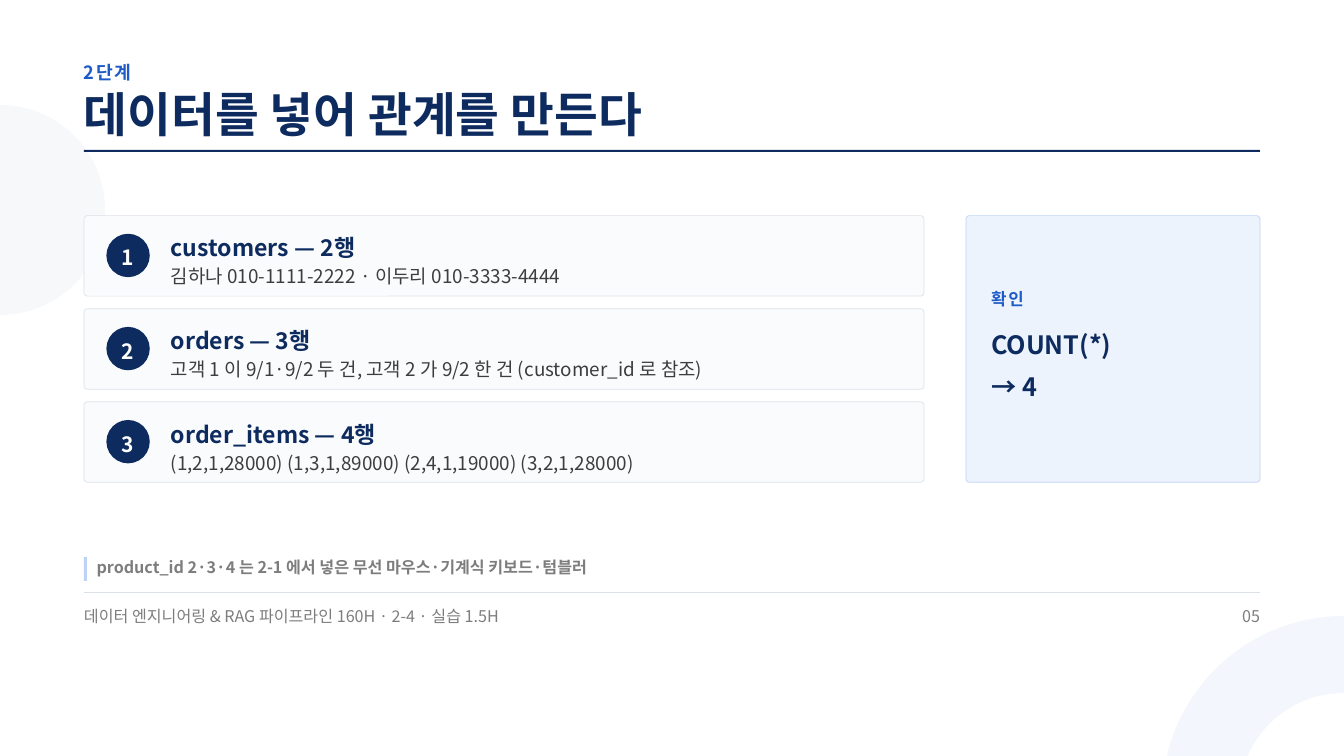
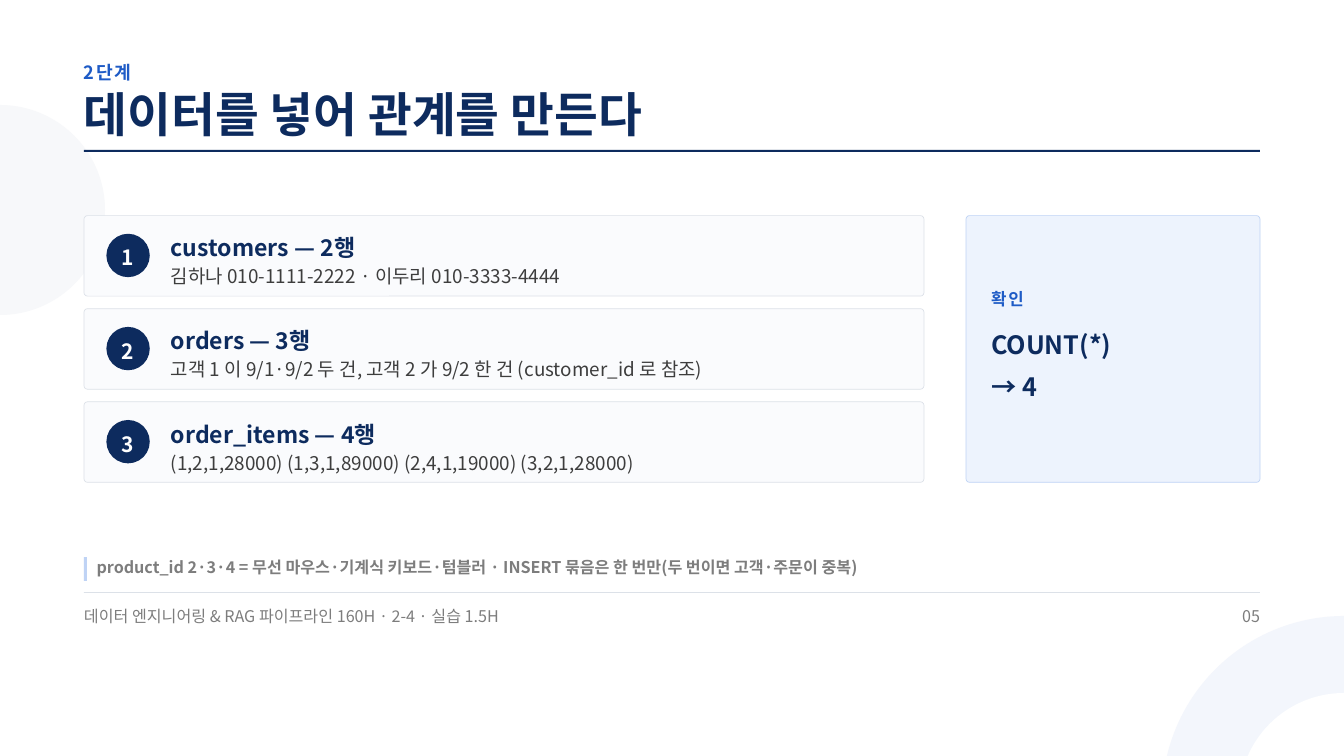
Before and after one commit to aebonlee/materials, a slide deck: slide 5 of data-eng/decks/w2d4s3.pptx. Drawn at 1344x756 pixels with LibreOffice and Linux fonts; fonts in the diff are those of the drawing. Boxes give left, top, right and bottom in pixels: in the first picture for what was removed or moved away, otherwise in the second. Text is boxed around its words. In the diff, an @@ line names an element or a change of style, - is before the commit and + after.

Commit message:
data-eng 2-4 덱 5개(실습점검 신설·재검토 반영) + 묶음 갱신

```diff
--- a/data-eng/decks/w2d4s3.pptx
+++ b/data-eng/decks/w2d4s3.pptx
@@ text at <box>97,559,858,577</box>: text changed @@
-product_id 2·3·4 는 2-1 에서 넣은 무선 마우스·기계식 키보드·텀블러
+product_id 2·3·4 = 무선 마우스·기계식 키보드·텀블러 · INSERT 묶음은 한 번만(두 번이면 고객·주문이 중복)
```
Also in this commit, not shown: 6 other slides changed, 11 other files.
